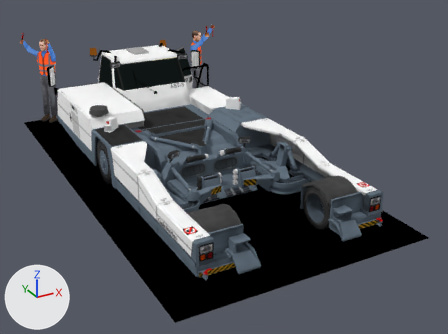
An edit to the Blender file objects/src/AST-3F 210/AST-3F.blend, drawn before and after from the same camera.
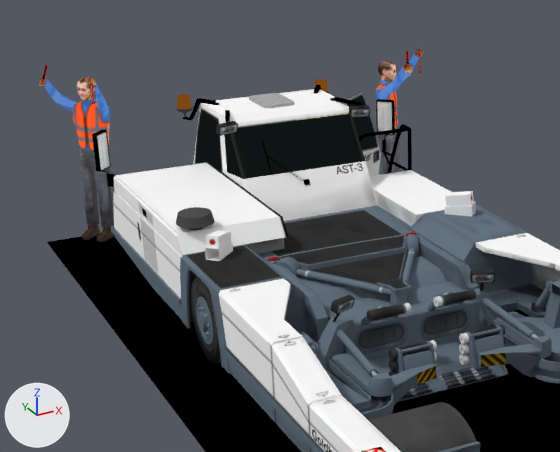
There are two pictures of each version: one whole from a 50 mm lens placed at (-4.37, -9.38, 4.23), pointed at (0.67, -0.22, -0.35), one close up on the part from 0% to 63% of the width and 0% to 69% of the height. Arrows for +X, +Y and +Z are at lower left; the lights stay in place.

Objects in the first close-up: 'Ambient Occlusion display', 'Cab', 'Cab glass', 'Centerbody', 'Centerbody moving tip', 'Driver torso (clear left)', 'Driver torso (clear right)', 'Engine case', 'Gear bowl', 'Left lift arm', 'Left main fender', 'Left side panel', 'Rear fender', 'Right main fender'.
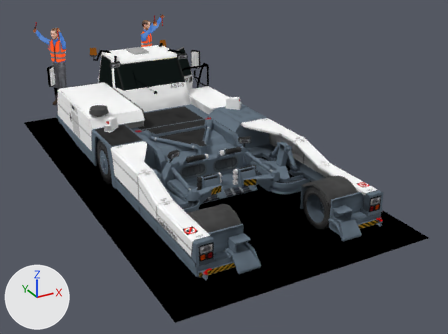
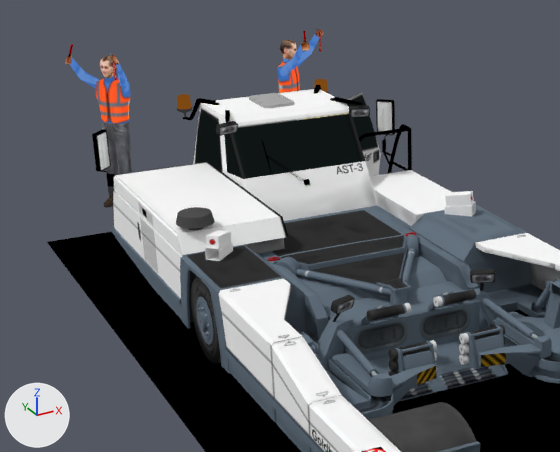
The change, as JSON lines over the scene's bpy script:
```json
{"op": "set", "path": "ob_driver_torso__clear_left.location", "old": "(-1.408, 3.876, 0.818)", "new": "(-0.898, 4.905, 0.818)"}
{"op": "set", "path": "ob_driver_torso__clear_right.location", "old": "(1.753, 3.084, 0.818)", "new": "(1.26, 4.8, 0.818)"}
```

What differs and where, as boxes [x1, y1, x2, y2] in the close-ups (560 x 452 px):
```json
{"object": "Driver legs (clear left)", "change": "moved", "before": [80, 149, 115, 242], "after": [102, 123, 132, 208]}
{"object": "Driver torso (clear left)", "change": "moved", "before": [72, 96, 110, 152], "after": [95, 75, 131, 127]}
{"object": "Driver arms (clear left)", "change": "moved", "before": [39, 75, 109, 117], "after": [65, 55, 129, 92]}
{"object": "Driver arms (clear right)", "change": "moved", "before": [375, 49, 424, 99], "after": [279, 29, 324, 76]}
{"object": "Driver torso (clear right)", "change": "moved", "before": [376, 79, 398, 129], "after": [278, 57, 300, 93]}
{"object": "Driver head (clear right)", "change": "moved", "before": [378, 60, 396, 83], "after": [280, 40, 297, 60]}
{"object": "Driver head (clear left)", "change": "moved", "before": [77, 77, 96, 101], "after": [100, 56, 117, 78]}
{"object": "Driver legs (clear right)", "change": "moved", "before": [379, 127, 400, 174], "on screen": "not visible afterwards"}
{"object": "RBF flag (clear left)", "change": "moved", "before": [90, 84, 95, 104], "after": [113, 62, 117, 80]}
{"object": "RBF flag (clear right)", "change": "moved", "before": [418, 53, 421, 73], "after": [318, 33, 321, 52]}
{"object": "Night stick (left)", "change": "moved", "before": [43, 65, 47, 79], "after": [68, 44, 73, 57]}
{"object": "Night stick (right)", "change": "moved", "before": [406, 51, 409, 64], "after": [303, 31, 306, 43]}
```
